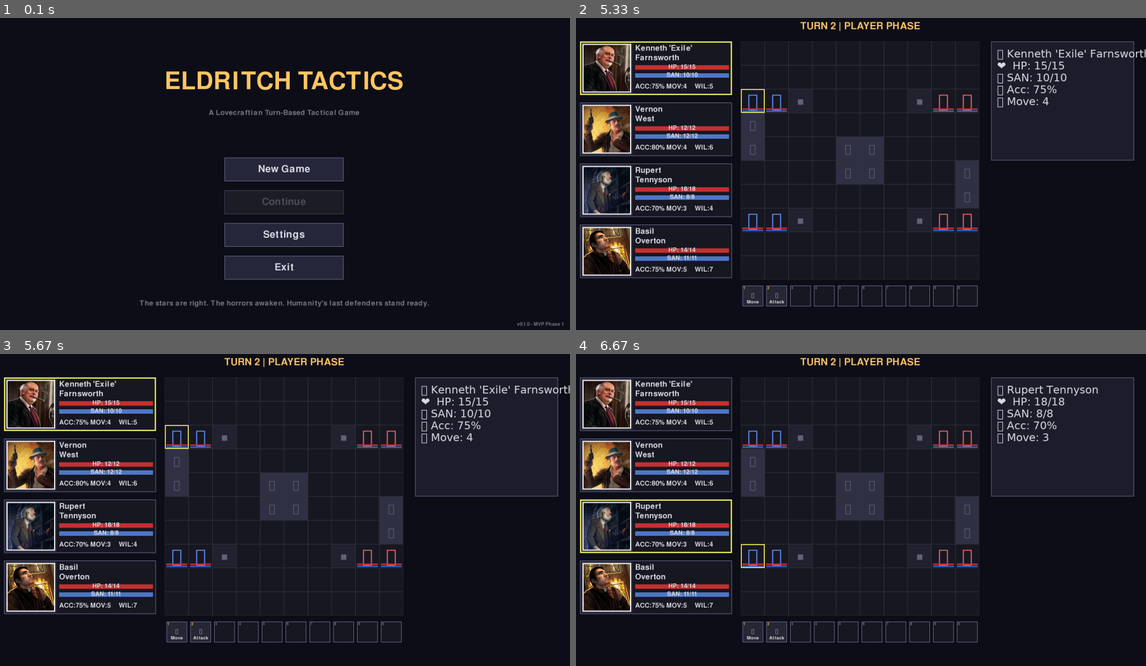
Above: before the commit, frames 1-4 (two rows, left to right).
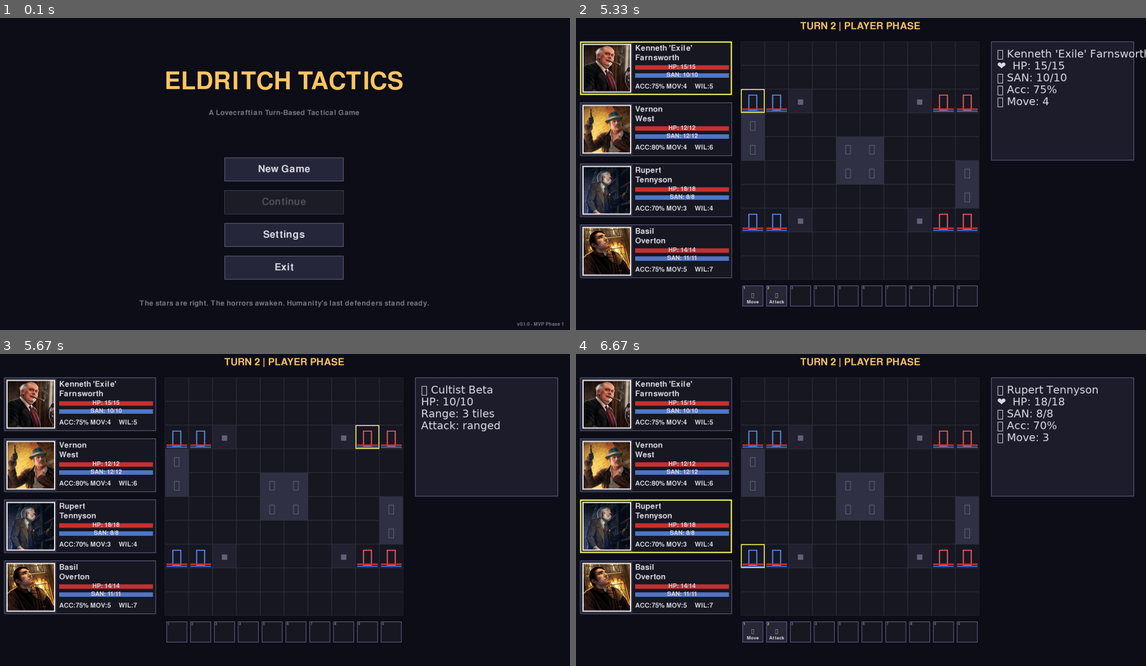
Above: after the commit, the same moments.

Repository: Dombrovo/pygame_tactics_test
Game: pygame game, started from main.py
The game is run twice, just before and just after one commit, with the same random seed, the same clock (stepped at 60 frames per second) and the same inputs.
Inputs (mouse positions are in pixels of both pictures, inside the frame that each line leads up to):
- Up to frame 1 (0.1 s): no input
- Up to frame 2 (5.33 s): click (861, 170) at 0.38 s; press the mouse at (655, 67) at 0.7 s; move the mouse to (661, 61) at 0.8 s; release the mouse at (667, 58) at 0.93 s; tap Space at 1 s; click (781, 105) at 1.38 s; click "↗" at 1.72 s; click (855, 217) at 2.05 s; press the mouse at (655, 189) at 2.37 s; move the mouse to (747, 120) at 2.47 s; release the mouse at (832, 52) at 2.6 s; click (650, 139) at 2.72 s; click (775, 105) at 3.05 s; press the mouse at (655, 189) at 3.37 s; move the mouse to (832, 195) at 3.47 s; release the mouse at (1014, 198) at 3.6 s; click (729, 55) at 3.72 s; press the mouse at (752, 295) at 4.03 s; move the mouse to (701, 252) at 4.13 s; release the mouse at (650, 205) at 4.27 s; click (781, 292) at 4.38 s; press the mouse at (655, 130) at 4.7 s; move the mouse to (866, 195) at 4.8 s; release the mouse at (1071, 264) at 4.93 s; press the mouse at (655, 67) at 5.03 s; move the mouse to (758, 133) at 5.13 s; release the mouse at (855, 198) at 5.27 s
- Up to frame 3 (5.67 s): click (359, 435) at 5.38 s
- Up to frame 4 (6.67 s): press the mouse at (655, 525) at 5.7 s; move the mouse to (804, 572) at 5.8 s; release the mouse at (952, 619) at 5.93 s; click (764, 425) at 6.05 s; press the mouse at (655, 525) at 6.37 s; move the mouse to (747, 460) at 6.47 s; release the mouse at (838, 391) at 6.6 s

Frames 1-2 are identical in both runs. In frame 3, 1.6% of the frame differs, in the area x 0-100%, y 7-92%; in frame 4, nothing differs.

Commit message:
add ability to select enemy units to see stats

Diff:
--- a/combat/battle_screen.py
+++ b/combat/battle_screen.py
@@ -305,12 +305,17 @@
         1. Convert pixel coordinates to grid coordinates
         2. Check if click was inside the grid
         3. Get the tile at that grid position
-        4. If tile has a unit, select it (player units only during player turn)
+        4. If tile has a unit, select it (any unit can be selected for viewing stats)
+
+        Selection behavior:
+        - ANY unit can be selected to view stats in the right panel
+        - Player units show actions in the action bar
+        - Enemy units clear the action bar (can't control enemies)
+        - Investigator tiles highlight which player unit is "active"
 
         Future expansion (Phase 1.5):
         - If unit selected and click is empty tile: Move to that tile
         - If unit selected and click is enemy: Attack that enemy
-        - Right-click for unit info/options
 
         Args:
             mouse_pos: (x, y) pixel coordinates of where user clicked
@@ -333,24 +338,32 @@
         if tile.is_occupied():
             unit = tile.occupied_by
 
-            # Only select player units during player turn
-            # (Can't select enemies or units during enemy phase)
-            if self.current_phase == "player_turn" and unit.team == "player":
-                self.selected_unit = unit
-                self._update_tile_selection()
-                self._update_action_bar()
-                print(f"Selected: {unit.name}")
+            # Select any unit (player or enemy) to view stats
+            self.selected_unit = unit
+
+            # Update investigator tile selection (only highlights if player unit)
+            self._update_tile_selection()
+
+            # Update action bar (only populates if player unit)
+            self._update_action_bar()
+
+            # Print team indicator for clarity
+            team_indicator = "Player" if unit.team == "player" else "Enemy"
+            print(f"Selected: {unit.name} ({team_indicator})")
 
     def _on_investigator_tile_click(self, investigator: Investigator):
         """
         Callback when an investigator tile is clicked.
 
         This is called by InvestigatorTile when the user clicks on it.
+        Investigator tiles are for selecting units to command, so they
+        only work during player turn. To view stats at any time, click
+        units directly on the grid.
 
         Args:
             investigator: The investigator whose tile was clicked
         """
-        # Only allow selection during player turn
+        # Only allow selection during player turn (tiles are for commanding units)
         if self.current_phase != "player_turn":
             return
 
@@ -358,7 +371,7 @@
         self.selected_unit = investigator
         self._update_tile_selection()
         self._update_action_bar()
-        print(f"Selected: {investigator.name}")
+        print(f"Selected: {investigator.name} (Player)")
 
     def _update_tile_selection(self):
         """
Not shown, changed: Claude.md
Not shown, changed: docs/05_grid_and_battle_system.md
Not shown, changed: docs/session_archive.md
